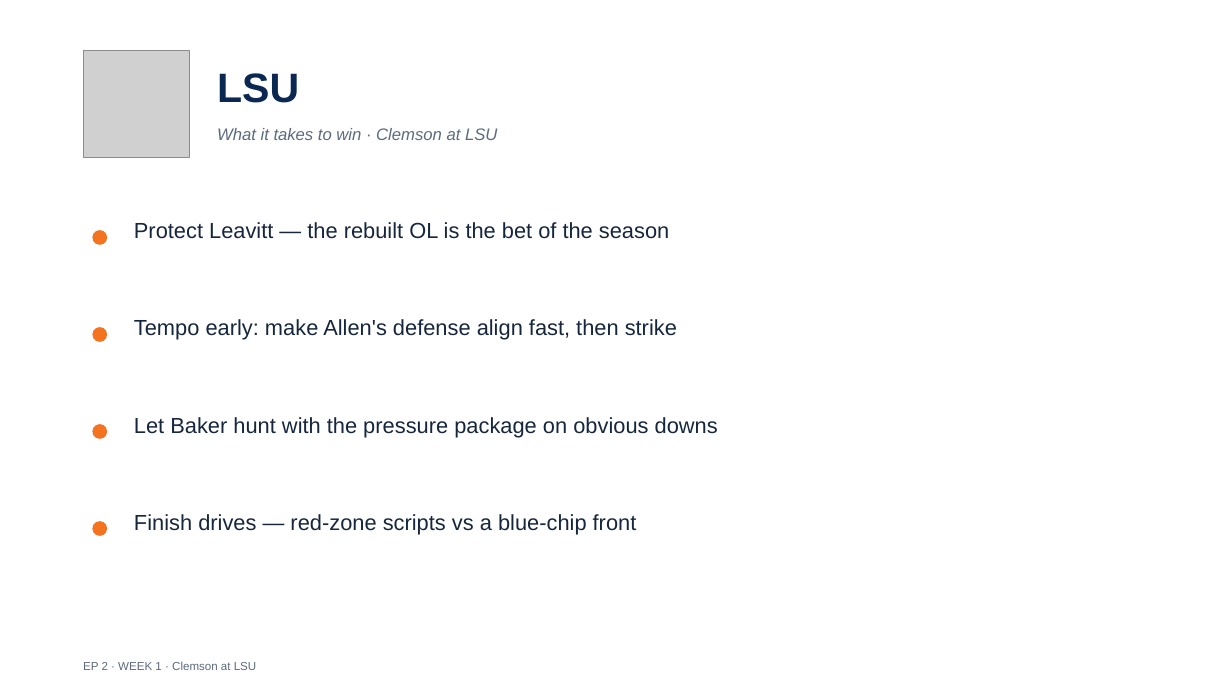
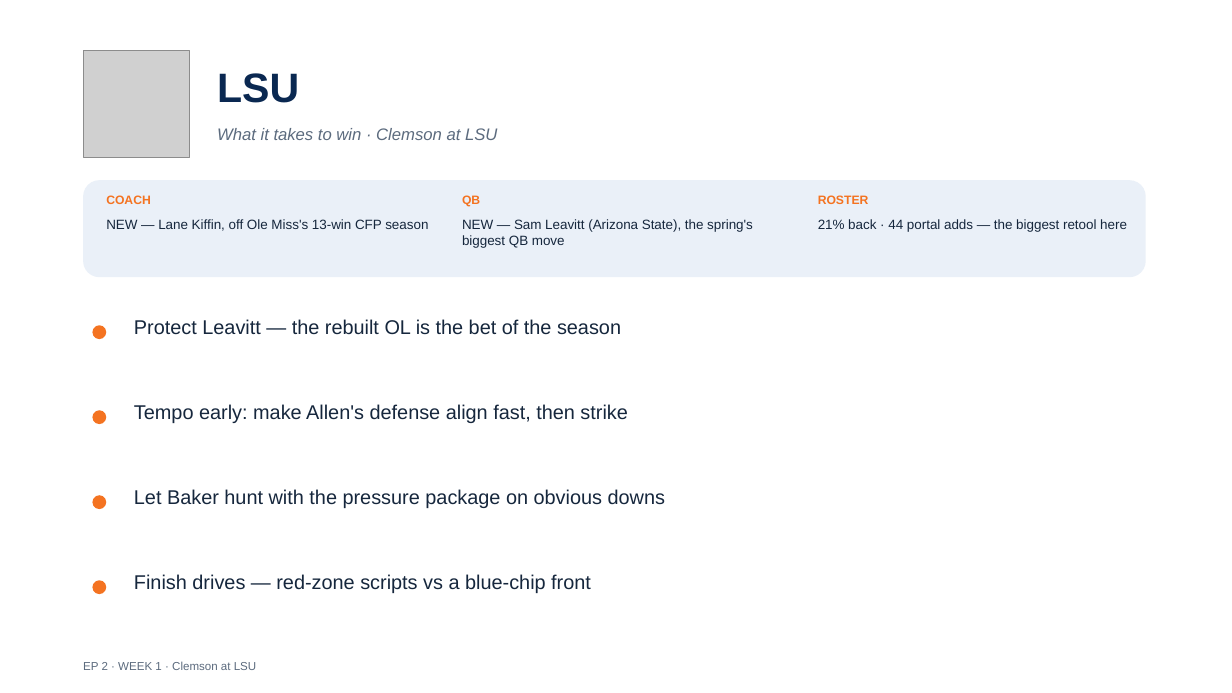
Before and after one commit to lucasalvarezflorida-lab/ncaa-fbs-analytics, a slide deck: slide 8 of decks/2026_Week1_Episode2.pptx. Drawn at 1232x693 pixels with LibreOffice and Linux fonts; fonts in the diff are those of the drawing; grey boxes stand for pictures. Boxes give left, top, right and bottom in pixels: in the first picture for what was removed or moved away, otherwise in the second. Text is boxed around its words. In the diff, an @@ line names an element or a change of style, - is before the commit and + after.

```diff
--- a/decks/2026_Week1_Episode2.pptx
+++ b/decks/2026_Week1_Episode2.pptx
@@ rounded rectangle added at [83,180,1146,277], fill #EAF0F8 @@
@@ text added at [106,195,151,204], 9.5 pt, text #F47321, bold @@
+COACH
@@ text added at [462,195,480,207], 9.5 pt, text #F47321, bold @@
+QB
@@ text added at [818,195,869,204], 9.5 pt, text #F47321, bold @@
+ROSTER
@@ text added at [106,219,428,231], 10.5 pt, text #16273D @@
+NEW — Lane Kiffin, off Ole Miss's 13-win CFP season
@@ text added at [462,219,753,248], 10.5 pt, text #16273D @@
+NEW — Sam Leavitt (Arizona State), the spring's biggest QB move
@@ text added at [818,219,1127,232], 10.5 pt, text #16273D @@
+21% back · 44 portal adds — the biggest retool here
@@ size 17 to 15.5 pt in 4 elements at [134,574,591,593], [134,489,665,508], [134,404,627,423], [134,319,621,335] @@
@@ text "Protect Leavitt — the rebuilt ...": place and size @@
-text "Protect Leavitt — the rebuilt ..." at [134,222,669,239]
+text "Protect Leavitt — the rebuilt ..." at [134,319,621,335]
@@ ellipse: place and size @@
-ellipse at [92,424,107,439]
+ellipse at [92,410,106,424]
@@ text "Tempo early: make Allen's defense ...": place and size @@
-text "Tempo early: make Allen's defense ..." at [134,319,677,340]
+text "Tempo early: make Allen's defense ..." at [134,404,627,423]
@@ ellipse: place and size @@
-ellipse at [92,521,107,536]
+ellipse at [92,495,106,509]
@@ text "Let Baker hunt with the ...": place and size @@
-text "Let Baker hunt with the ..." at [134,417,718,437]
+text "Let Baker hunt with the ..." at [134,489,665,508]
@@ text "Finish drives — red-zone scripts ...": place and size @@
-text "Finish drives — red-zone scripts ..." at [134,514,637,534]
+text "Finish drives — red-zone scripts ..." at [134,574,591,593]
@@ ellipse: place and size @@
-ellipse at [92,230,107,245]
+ellipse at [92,580,106,594]
```
Also in this commit, not shown: 14 other slides changed, 1 other file.
